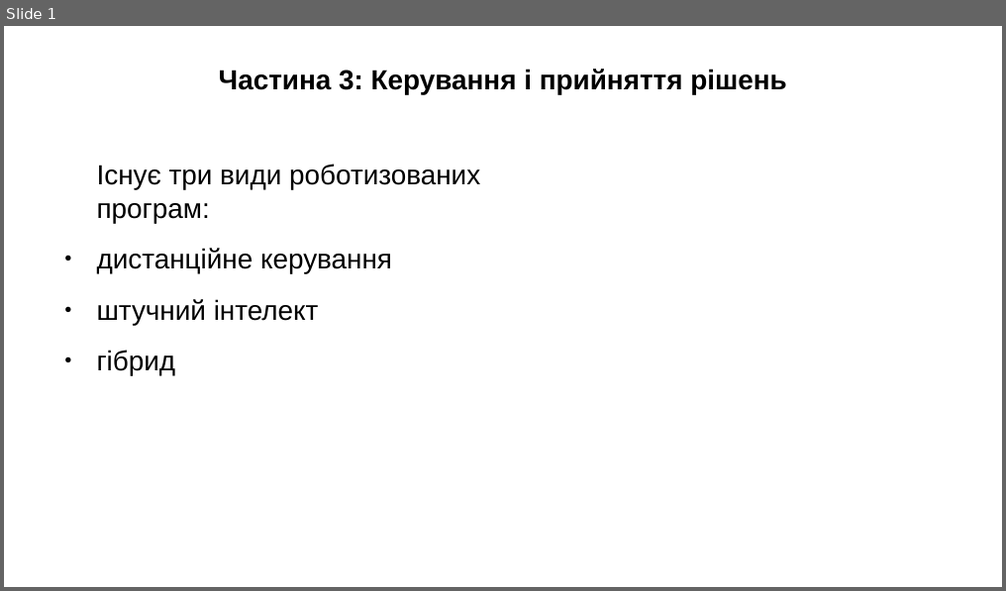
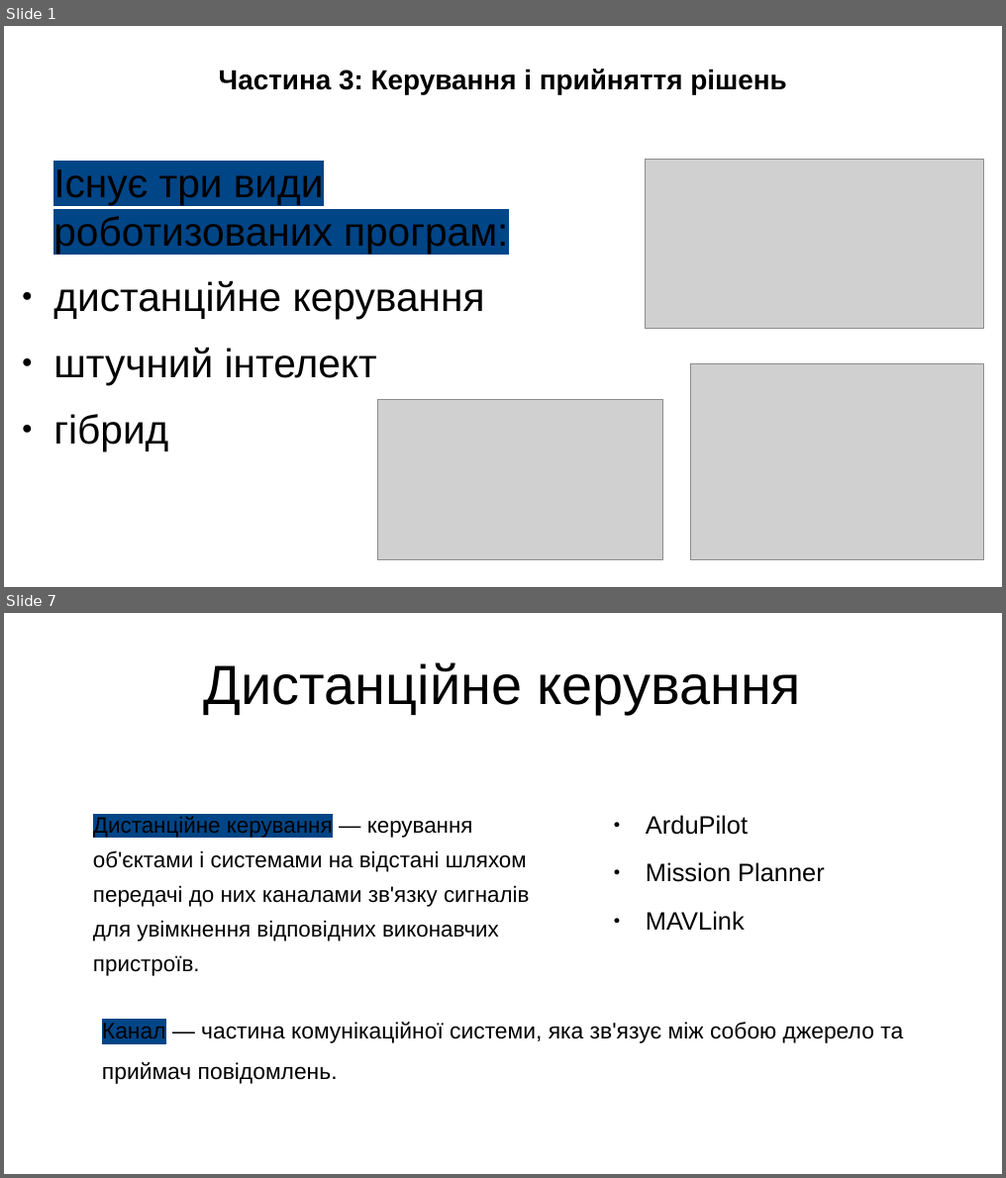
Before and after one commit to viacheslav-davydenko-26-kse/kse-cs101-group-presentation, a slide deck: blocks/03_viacheslav/assets/slides.odp. Shown one above the other, each under a label of ours: slide 1 before the commit, slides 1 and 7 after it; the slides between them are not shown. The pictures are 1006x591 and 1006x1178 pixels, drawn with LibreOffice and Linux fonts; fonts in the diff are those of the drawing; grey boxes stand for pictures. Boxes give left, top, right and bottom in pixels: in the first picture for what was removed or moved away, otherwise in the second. Text is boxed around its words. In the diff, an @@ line names an element or a change of style, - is before the commit and + after.

```diff
--- a/blocks/03_viacheslav/assets/slides.odp
+++ b/blocks/03_viacheslav/assets/slides.odp
@@ slide 7 added at (x1=4, y1=613, x2=1002, y2=1174), background #FFFFFF @@
@@ title added at (x1=204, y1=663, x2=802, y2=714), 44 pt, text #000000 @@
+Дистанційне керування
@@ text added at (x1=93, y1=816, x2=530, y2=942), 17.6 pt, text #000000 @@
+Дистанційне керування — керування об'єктами і системами на відстані шляхом передачі до них каналами зв'язку сигналів для увімкнення відповідних виконавчих пристроїв.
@@ text added at (x1=646, y1=815, x2=825, y2=930), 20 pt, text #000000 @@
+● ArduPilot
+● Mission Planner
+● MAVLink
@@ text added at (x1=102, y1=1022, x2=903, y2=1084), 18 pt, text #000000 @@
+Канал — частина комунікаційної системи, яка зв'язує між собою джерело та приймач повідомлень.
@@ slide 1 changed as well @@
@@ text "Існує три види роботизованих програм:" moved from (x1=97, y1=164, x2=480, y2=375) to (x1=54, y1=170, x2=508, y2=452) @@
@@ text "Існує три види роботизованих програм:" at (x1=54, y1=170, x2=508, y2=452): size 22 to 32 pt; highlight none to #004586 in "Існує три види роботизованих програм:" @@
@@ picture added at (x1=647, y1=160, x2=985, y2=329) @@
@@ picture added at (x1=690, y1=365, x2=985, y2=562) @@
@@ picture added at (x1=377, y1=400, x2=663, y2=561) @@
```
Also in this commit, not shown: 9 other slides added, 5 other files.
